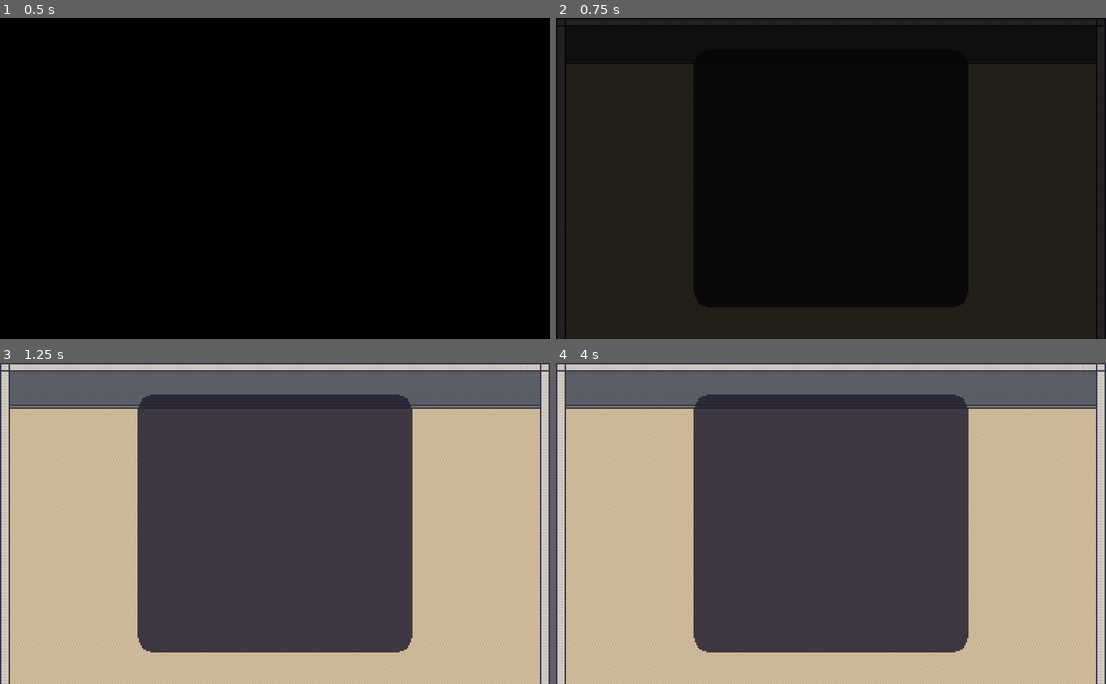
Above: before the commit, frames 1-4 (two rows, left to right).
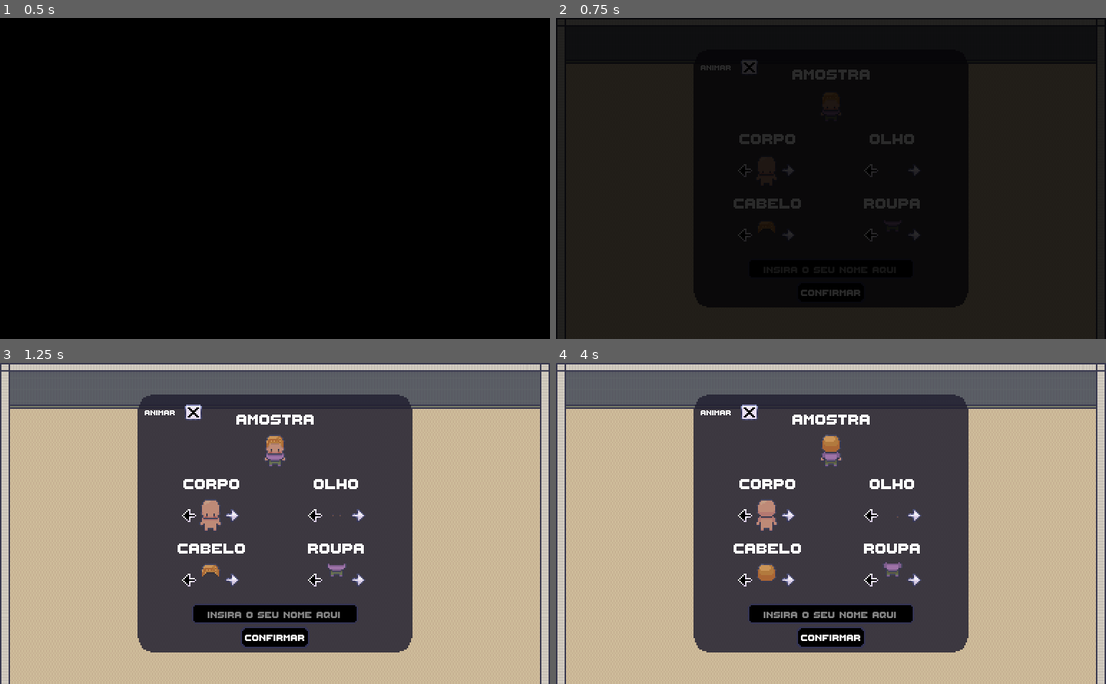
Above: after the commit, the same moments.

Repository: Bandeiraa/Citizen-Intelligence-Hackathon
Game: Godot game, scene res://scenes/interface/main_menu.tscn
Two runs of this game, one before a commit and one after it. Both use one fixed random seed, a clock stepped at 60 frames per second and the inputs below. Before the commit the project has no main scene; this scene is started directly in both runs.
Inputs (mouse positions are in pixels of both pictures, inside the frame that each line leads up to):
- Up to frame 1 (0.5 s): no input
- Up to frame 2 (0.75 s): click (831, 120) at 0.5 s, where only the run after the commit has a clickable "Jogar"
- Up to frame 3 (1.25 s): no input
- Up to frame 4 (4 s): click (787, 517) at 1.27 s; click (743, 517) at 2.02 s; click (913, 517) at 2.77 s; click (869, 517) at 3.52 s

Frame 1 is identical in both runs. In frame 2, 1.5% of the frame differs, in the area x 26-67%, y 12-87%; in frame 3, 4.7%; in frame 4, 4.7%, in the area x 26-67%, y 12-89%.

Commit message:
Main Menu Container

Diff:
--- a/project.godot
+++ b/project.godot
@@ -27,6 +27,7 @@
 [application]
 
 config/name="Hackaton Inteligencia Cidada"
+run/main_scene="res://scenes/interface/main_menu.tscn"
 config/icon="res://icon.png"
 
 [autoload]
--- a/scenes/character/character_template.tscn
+++ b/scenes/character/character_template.tscn
@@ -481,6 +481,8 @@
 anims/run_right = SubResource( 8 )
 anims/run_up = SubResource( 9 )
 
+[node name="AnimationTree" type="AnimationTree" parent="."]
+
 [node name="CharacterSprites" type="Node2D" parent="."]
 
 [node name="Body" type="Sprite" parent="CharacterSprites"]
--- a/scenes/interface/main_menu.tscn
+++ b/scenes/interface/main_menu.tscn
@@ -21,6 +21,7 @@
 [ext_resource path="res://assets/user_interface/button/disabled_confirm_button.png" type="Texture" id=19]
 [ext_resource path="res://assets/user_interface/button/name_text_edit.png" type="Texture" id=20]
 [ext_resource path="res://scripts/interface/main_menu.gd" type="Script" id=21]
+[ext_resource path="res://scripts/interface/menu_container.gd" type="Script" id=22]
 
 [sub_resource type="DynamicFont" id=19]
 size = 8
@@ -861,6 +862,10 @@
 
 [sub_resource type="DynamicFont" id=20]
 size = 10
+font_data = ExtResource( 8 )
+
+[sub_resource type="DynamicFont" id=27]
+size = 32
 font_data = ExtResource( 8 )
 
 [node name="MainMenu" type="Control"]
@@ -1333,6 +1338,7 @@
 [node name="MenuContainer" type="Control" parent="."]
 anchor_right = 1.0
 anchor_bottom = 1.0
+script = ExtResource( 22 )
 __meta__ = {
 "_edit_use_anchors_": false
 }
@@ -1351,4 +1357,97 @@
 "_edit_use_anchors_": false
 }
 
+[node name="ButtonsContainer" type="VBoxContainer" parent="MenuContainer"]
+anchor_left = 0.5
+anchor_top = 0.5
+anchor_right = 0.5
+anchor_bottom = 0.5
+margin_left = -64.0
+margin_top = -55.0
+margin_right = 64.0
+margin_bottom = 55.0
+custom_constants/separation = 10
+__meta__ = {
+"_edit_use_anchors_": false
+}
+
+[node name="Play" type="Button" parent="MenuContainer/ButtonsContainer"]
+margin_right = 128.0
+margin_bottom = 30.0
+rect_min_size = Vector2( 80, 30 )
+focus_mode = 0
+enabled_focus_mode = 0
+flat = true
+
+[node name="Text" type="Label" parent="MenuContainer/ButtonsContainer/Play"]
+anchor_left = 0.5
+anchor_top = 0.5
+anchor_right = 0.5
+anchor_bottom = 0.5
+margin_left = -40.0
+margin_top = -15.0
+margin_right = 40.0
+margin_bottom = 15.0
+custom_fonts/font = SubResource( 27 )
+text = "Jogar"
+align = 1
+valign = 1
+__meta__ = {
+"_edit_use_anchors_": false
+}
+
+[node name="Load" type="Button" parent="MenuContainer/ButtonsContainer"]
+visible = false
+margin_top = 40.0
+margin_right = 128.0
+margin_bottom = 70.0
+rect_min_size = Vector2( 128, 30 )
+focus_mode = 0
+enabled_focus_mode = 0
+flat = true
+
+[node name="Text" type="Label" parent="MenuContainer/ButtonsContainer/Load"]
+anchor_left = 0.5
+anchor_top = 0.5
+anchor_right = 0.5
+anchor_bottom = 0.5
+margin_left = -64.0
+margin_top = -15.0
+margin_right = 64.0
+margin_bottom = 15.0
+custom_fonts/font = SubResource( 27 )
+text = "Carregar"
+align = 1
+valign = 1
+__meta__ = {
+"_edit_use_anchors_": false
+}
+
+[node name="Exit" type="Button" parent="MenuContainer/ButtonsContainer"]
+margin_top = 40.0
+margin_right = 128.0
+margin_bottom = 70.0
+rect_min_size = Vector2( 80, 30 )
+focus_mode = 0
+enabled_focus_mode = 0
+flat = true
+
+[node name="Text" type="Label" parent="MenuContainer/ButtonsContainer/Exit"]
+anchor_left = 0.5
+anchor_top = 0.5
+anchor_right = 0.5
+anchor_bottom = 0.5
+margin_left = -40.0
+margin_top = -15.0
+margin_right = 40.0
+margin_bottom = 15.0
+custom_fonts/font = SubResource( 27 )
+text = "Sair"
+align = 1
+valign = 1
+__meta__ = {
+"_edit_use_anchors_": false
+}
+
 [connection signal="text_changed" from="CharacterBuilder/Background/MiscContainer/NameTextEdit" to="CharacterBuilder" method="on_text_changed"]
+[connection signal="create_character" from="MenuContainer" to="." method="show_character_builder"]
--- a/scripts/character/character_template.gd
+++ b/scripts/character/character_template.gd
@@ -10,3 +10,16 @@
 	character_name = DataManagement.data_dictionary.Name
 	for sprite in char_sprites.get_children():
 		sprite.texture = load(DataManagement.data_dictionary[sprite.name])
+
+
+func _physics_process(_delta: float) -> void:
+	move()
+	animate()
+
+
+func move() -> void:
+	pass
+
+
+func animate() -> void:
+	pass
--- a/scripts/interface/character_builder.gd
+++ b/scripts/interface/character_builder.gd
@@ -160,7 +160,6 @@
 				verify_button(outfit_index, button, buttons_container.get_node("OutfitButtons/OutfitLeft"), outfit_list)
 
 		"Checkbox":
-			print("Aqui")
 			animation = !animation
 			if animation:
 				buttons_container.get_node("CheckBoxButtons/Checkbox").texture_normal = load(checkbox_on)
--- a/scripts/interface/main_menu.gd
+++ b/scripts/interface/main_menu.gd
@@ -10,6 +10,9 @@
 func verify_saved_data() -> void:
 	var file: File = File.new()
 	if file.file_exists(DataManagement.save_path):
-		var _change_scn = get_tree().change_scene("res://scenes/levels/character_room.tscn")
-	else:
-		menu_container.show()
+		menu_container.show_load_button()
+
+
+func show_character_builder() -> void:
+	menu_container.hide()
+	character_builder.show()
--- /dev/null
+++ b/scripts/interface/menu_container.gd
@@ -0,0 +1,36 @@
+extends Control
+
+signal create_character
+
+onready var buttons_container: VBoxContainer = get_node("ButtonsContainer")
+onready var load_button: Button = buttons_container.get_node("Load")
+
+func _ready() -> void:
+	connect_signals()
+
+
+func connect_signals() -> void:
+	for button in buttons_container.get_children():
+		button.connect("pressed", self, "on_button_pressed", [button])
+
+
+func on_button_pressed(button: Button) -> void:
+	match button.name:
+		"Play":
+			emit_signal("create_character")
+
+		"Load":
+			send_data()
+
+		"Exit":
+			get_tree().quit()
+
+
+func send_data() -> void:
+	ScreenManagement.fade_in()
+	yield(get_tree().create_timer(0.7), "timeout")
+	var _change_scene = get_tree().change_scene("res://scenes/levels/character_room.tscn")
+
+
+func show_load_button() -> void:
+	load_button.show()
Not shown: 1 places in scenes/interface/main_menu.tscn that only renumber resources
